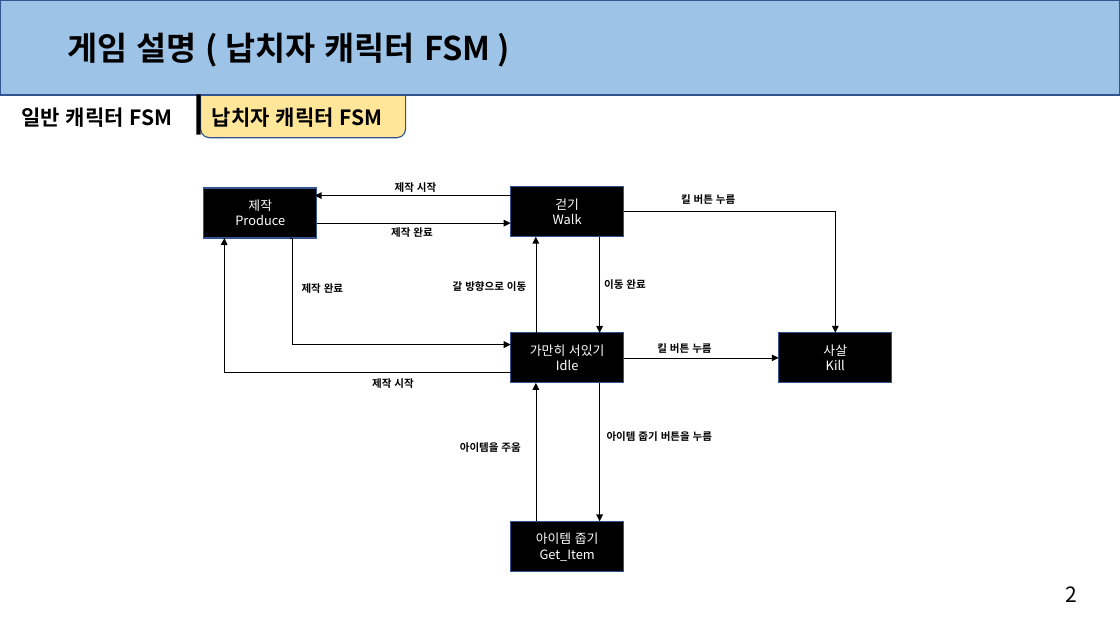
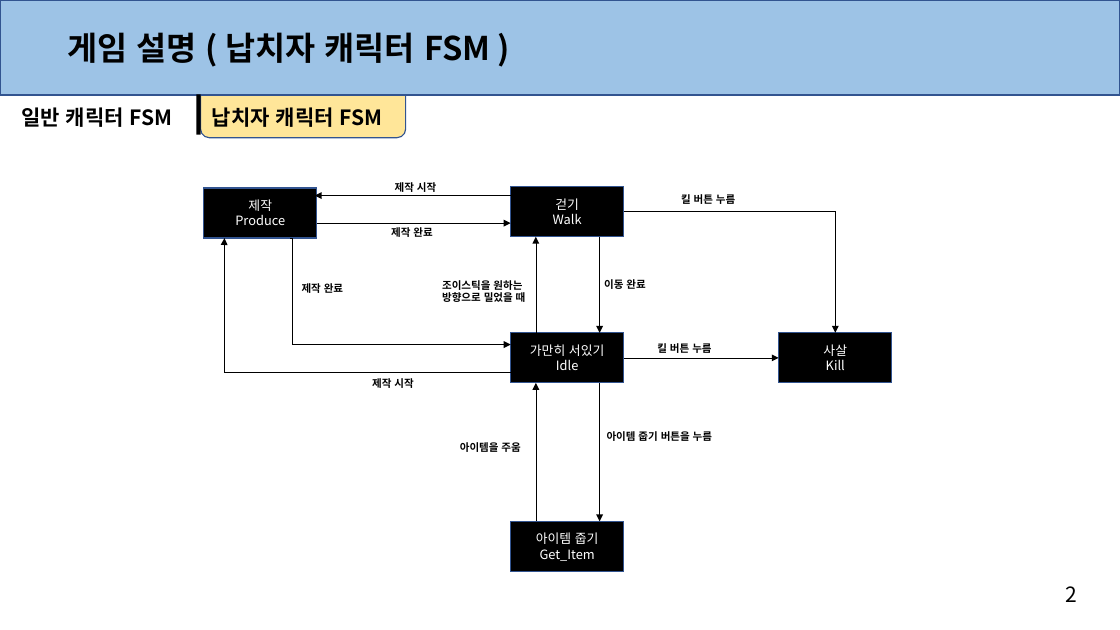
Before and after one commit to anglik0370/EscapeIsland, a slide deck: slide 3 of Document/캐릭터/캐릭터.pptx. Drawn at 1120x630 pixels with LibreOffice and Linux fonts; fonts in the diff are those of the drawing. Boxes give left, top, right and bottom in pixels: in the first picture for what was removed or moved away, otherwise in the second. Text is boxed around its words. In the diff, an @@ line names an element or a change of style, - is before the commit and + after.

```diff
--- a/Document/캐릭터/캐릭터.pptx
+++ b/Document/캐릭터/캐릭터.pptx
@@ text at bbox=[442, 280, 526, 305]: text changed @@
-갈 방향으로 이동
+조이스틱을 원하는
+방향으로 밀었을 때
```
Also in this commit, not shown: 1 other slide changed, 1 other file.
